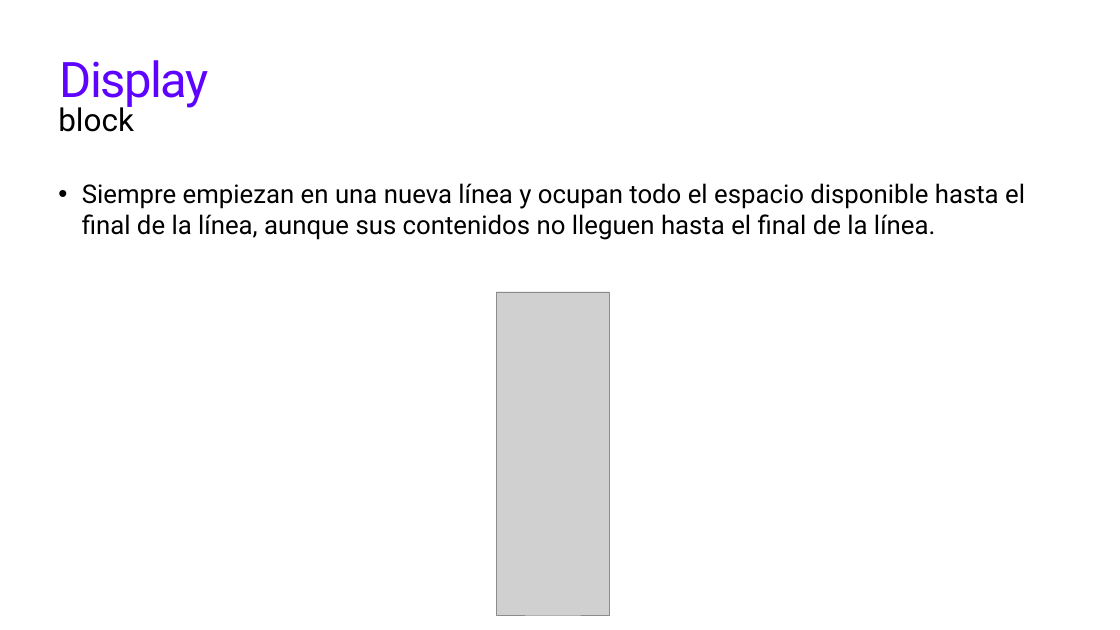
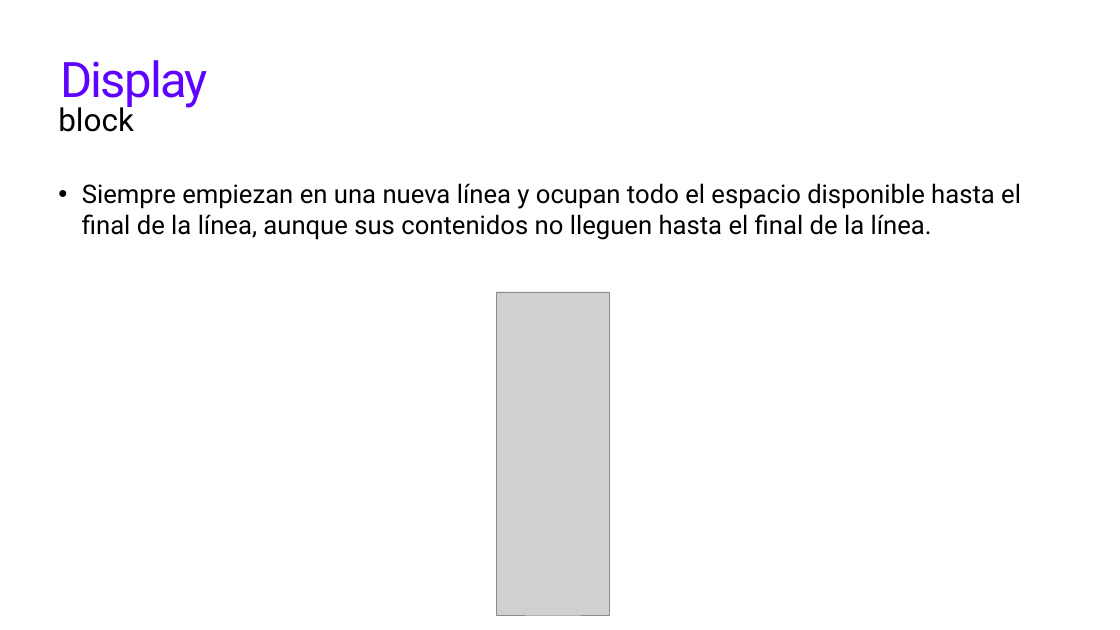
Before and after one commit to fcallipo/Labo-2-CSTC, a slide deck: slide 9 of Taller de Innovaciones Tecnológica/Unidad 4/6 - CSS parte 3.pptx. Drawn at 1120x630 pixels with LibreOffice and Linux fonts; fonts in the diff are those of the drawing; grey boxes stand for pictures. Boxes give left, top, right and bottom in pixels: in the first picture for what was removed or moved away, otherwise in the second. Text is boxed around its words. In the diff, an @@ line names an element or a change of style, - is before the commit and + after.

```diff
--- a/Taller de Innovaciones Tecnológica/Unidad 4/6 - CSS parte 3.pptx
+++ b/Taller de Innovaciones Tecnológica/Unidad 4/6 - CSS parte 3.pptx
@@ text "Siempre empiezan en una nueva ..." at (x1=82, y1=183, x2=1021, y2=240): size 44.2 to 44 pt @@
```
Also in this commit, not shown: 25 other slides changed, 18 other files.
